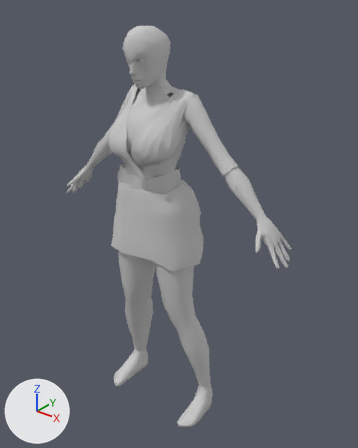
One commit to the FBX model Assets/Resources/Art/Evee_Player/evee.FBX: the scene before it, then after it.
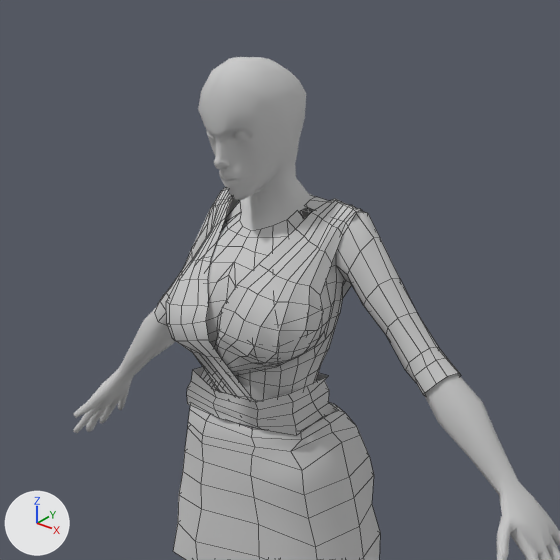
Old and new are each drawn whole from a 50 mm camera at (5.72, -6.69, 8.4) aimed at (0.25, 0.15, 4.16) and again close up on the part from 10% to 79% of the width and 0% to 56% of the height. Arrows for +X, +Y and +Z are at lower left; the lights stay in place. The close-ups show mesh edges as thin lines. Where no turn or scale is listed for an object, it has been applied to the vertices.

Objects in the first close-up: 'Body', 'Cinto', 'Clothes', 'Saia'.
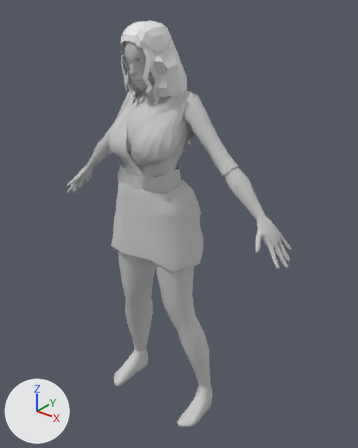
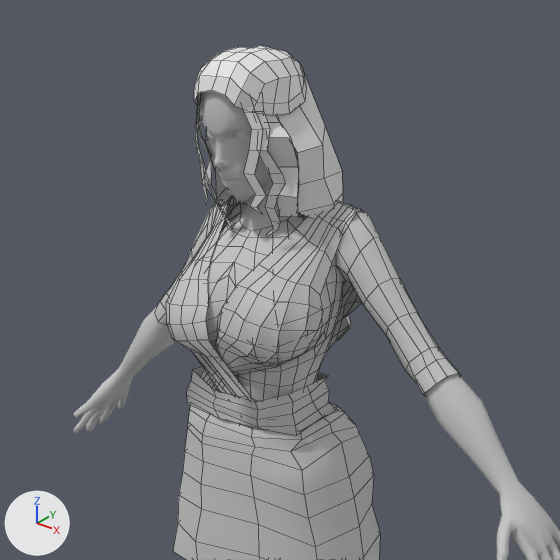
Where the change shows, as pixel boxes (x1, y1, x2, y2) in the close-ups (560 x 560 px):
'hair_low', added
    after: (194, 45, 361, 348)

The change in detail:
Mesh me_mesh_004 is new.
It has 290 vertices, 202 faces and spans x -0.77..0.56, y -0.03..1.1, z -2.3..0.19.
Object 'hair_low' (ob_hair_low) is new; it shows me_mesh_004.
Its location is (0.1, -0.76, 7.68).
